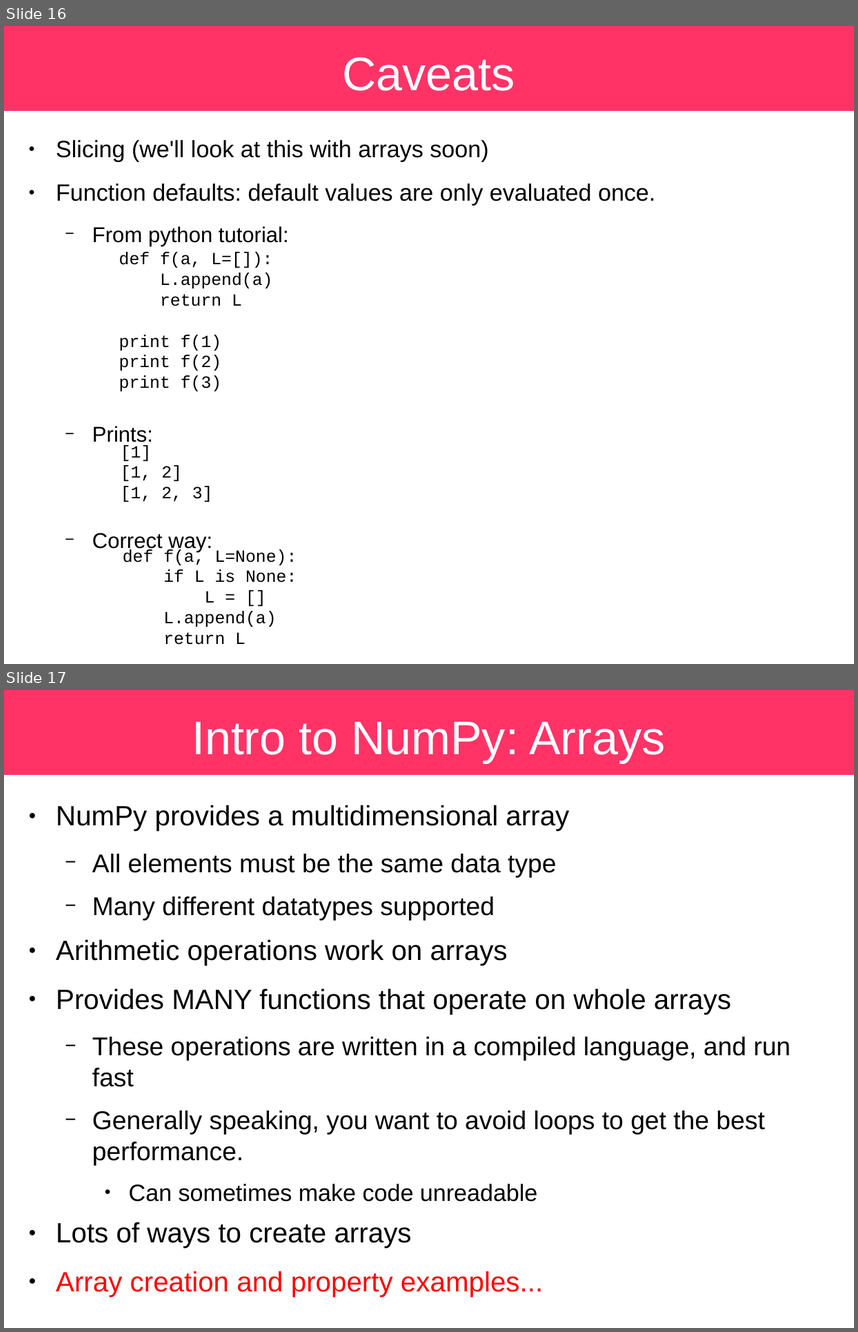
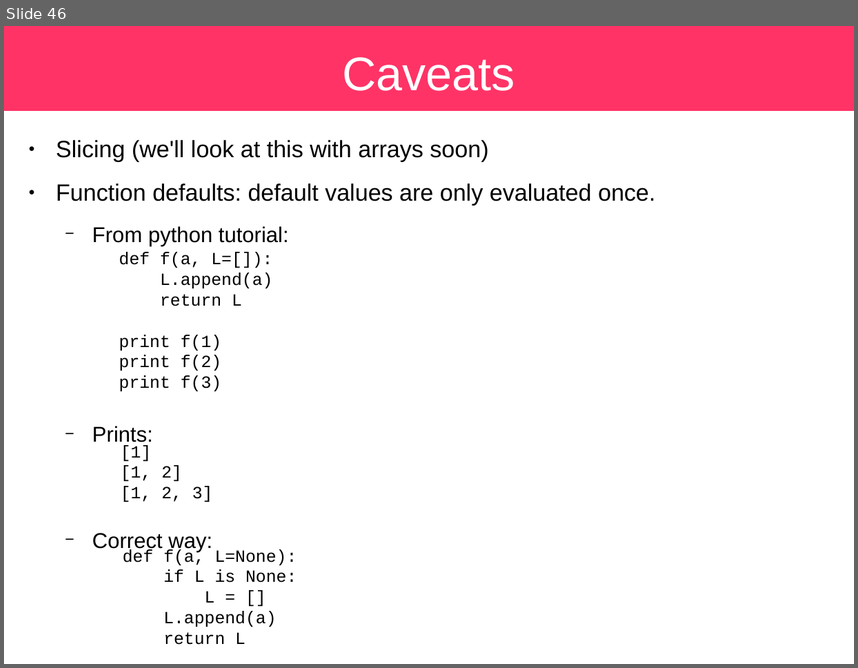
Before and after one commit to sbu-python-class/python-science, a slide deck: lectures/01-python/python.odp. Shown one above the other, each under a label of ours: slides 16 and 17 before the commit, slide 46 after it. The pictures are 858x1332 and 858x668 pixels, drawn with LibreOffice and Linux fonts; fonts in the diff are those of the drawing. Boxes give left, top, right and bottom in pixels: in the first picture for what was removed or moved away, otherwise in the second. Text is boxed around its words. In the diff, an @@ line names an element or a change of style, - is before the commit and + after.

```diff
--- a/lectures/01-python/python.odp
+++ b/lectures/01-python/python.odp
@@ slide 17 removed at (4, 690, 854, 1328), background #FFFFFF; not listed: 1 template element that a slide beside it also shows @@
@@ title removed at (192, 722, 665, 763) @@
-Intro to NumPy: Arrays
@@ text removed at (56, 805, 791, 1297) @@
-● NumPy provides a multidimensional array
-  − All elements must be the same data type
-  − Many different datatypes supported
-● Arithmetic operations work on arrays
-● Provides MANY functions that operate on whole arrays
-  − These operations are written in a compiled language, and run fast
-  − Generally speaking, you want to avoid loops to get the best performance.
-    ● Can sometimes make code unreadable
-● Lots of ways to create arrays
-● Array creation and property examples...
@@ what was slide 16 is now slide 46 @@
```
Also in this commit, not shown: 31 slides added, 11 other slides removed, 1 other file.
